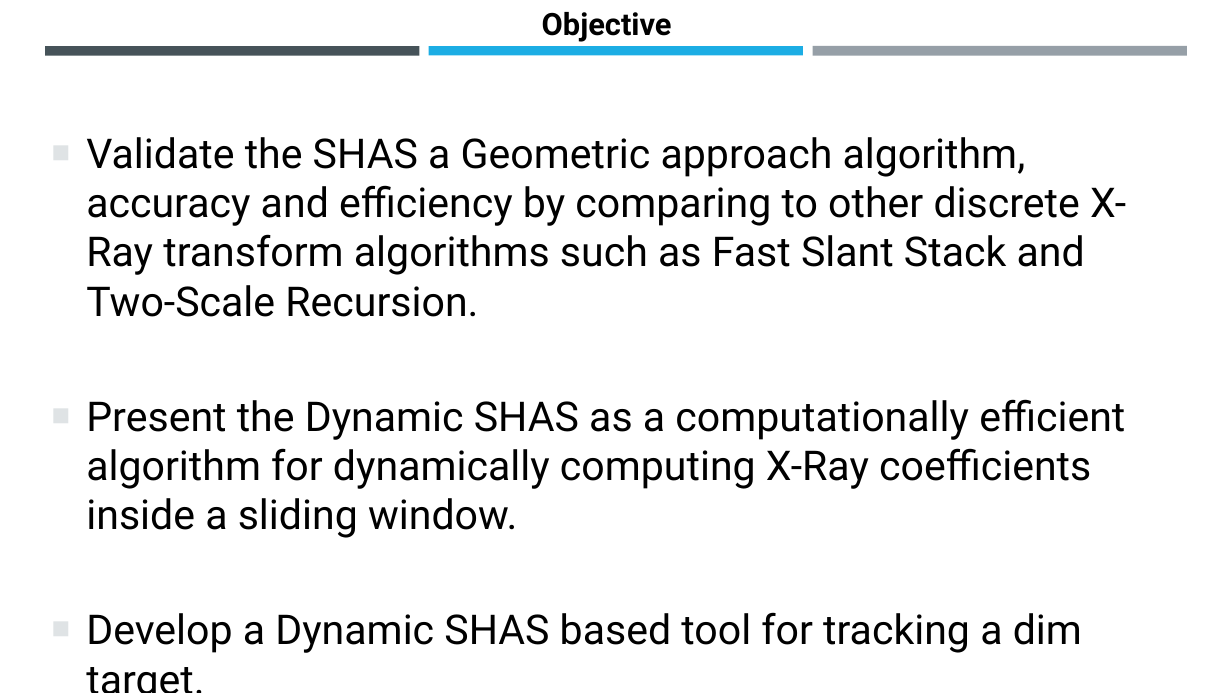
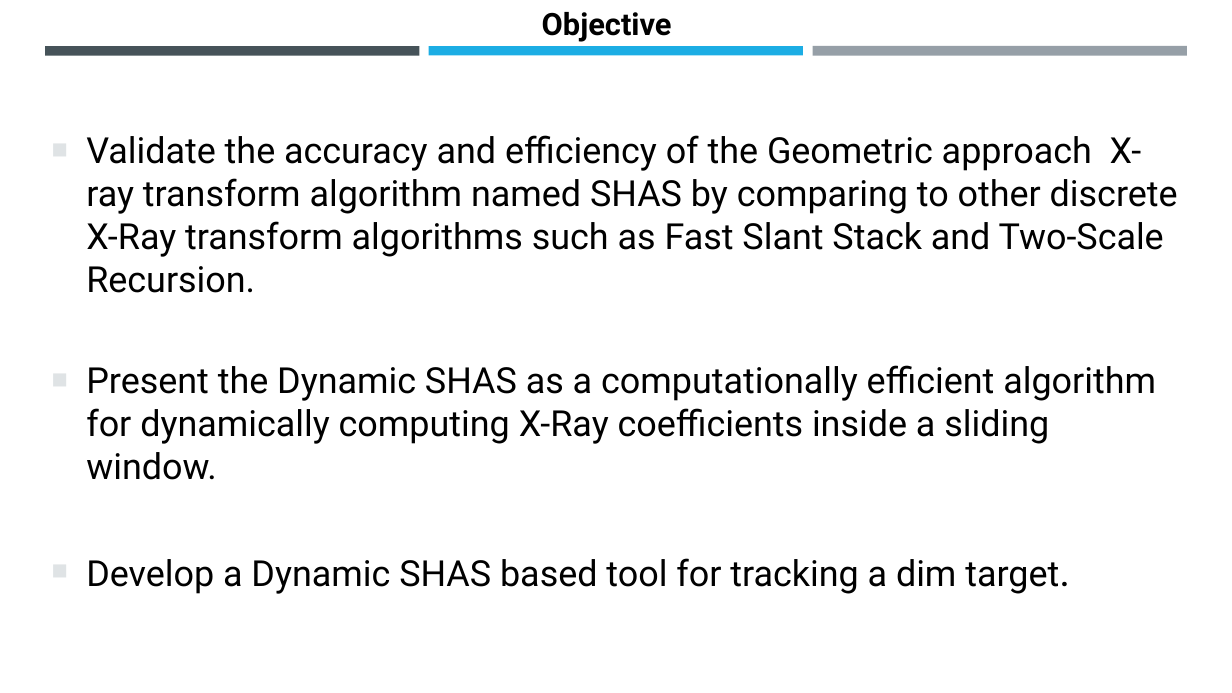
Before and after one commit to gvol11/MGA-MFD, a slide deck: slide 7 of Future Forward.pptx. Drawn at 1232x693 pixels with LibreOffice and Linux fonts; fonts in the diff are those of the drawing. Boxes give left, top, right and bottom in pixels: in the first picture for what was removed or moved away, otherwise in the second. Text is boxed around its words. In the diff, an @@ line names an element or a change of style, - is before the commit and + after.

Commit message:
p3

```diff
--- a/Future Forward.pptx
+++ b/Future Forward.pptx
@@ text at [86,135,1178,293]: text changed; size 32 to 28 pt @@
-■ Validate the SHAS a Geometric approach algorithm, accuracy and efficiency by comparing to other discrete X-Ray transform algorithms such as Fast Slant Stack and Two-Scale Recursion.
+■ Validate the accuracy and efficiency of the Geometric approach X-ray transform algorithm named SHAS by comparing to other discrete X-Ray transform algorithms such as Fast Slant Stack and Two-Scale Recursion.
@@ text at [86,365,1156,594]: size 32 to 28 pt in "Present the Dynamic SHAS as a computationally ...", "Develop a Dynamic SHAS based tool for ..." @@
```
Also in this commit, not shown: 3 other slides changed, 2 slides removed.
